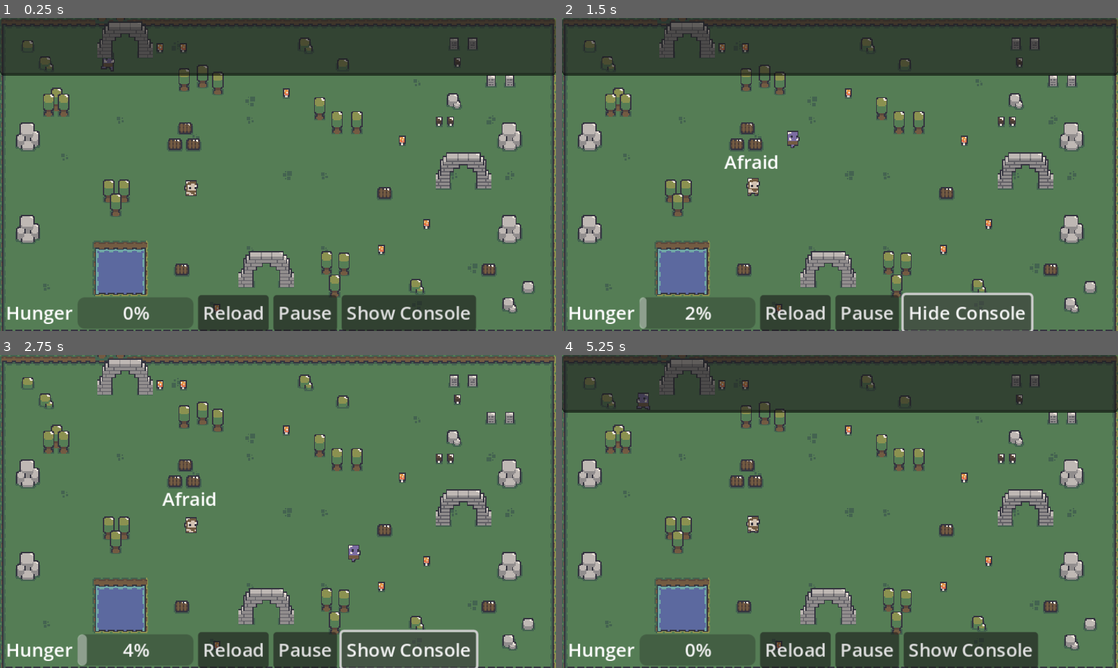
Above: before the commit, frames 1-4 (two rows, left to right).
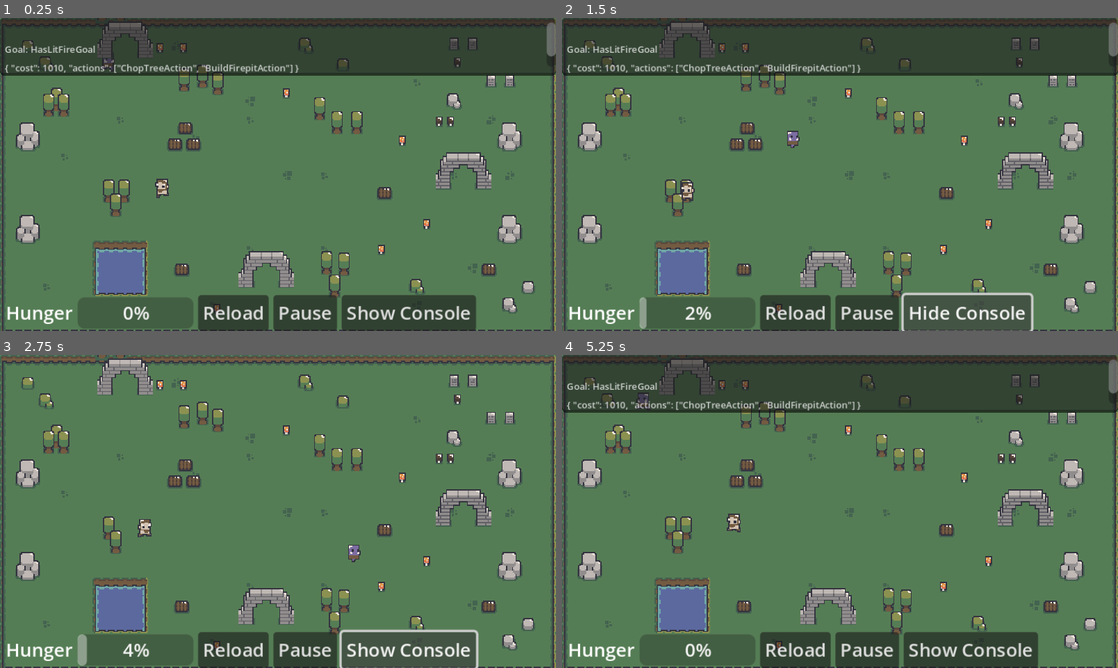
Above: after the commit, the same moments.

Repository: scagliolaluca/Godot2DGoalOrientedActionPlanning
Game: Godot game, scene res://scenes/main.tscn
Same seed, same stepped clock (60 frames per second), same inputs: the game is played once before the commit and once after it.
Inputs:
- Up to frame 1 (0.25 s): no input
- Up to frame 2 (1.5 s): click "Show Console" at 0.5 s; click "Show Console" at 1.25 s
- Up to frame 3 (2.75 s): click "Hide Console" at 2 s
- Up to frame 4 (5.25 s): click "Show Console" at 2.75 s; click "Hide Console" at 3.5 s; click "Reload" at 5 s

The runs differ from the first frame. In frame 1, 1.2% of the frame differs, in the area x 0-100%, y 1-58%; in frame 2, 1.4%, in the area x 0-100%, y 1-59%; in frame 3, 0.6%; in frame 4, 1.2%.
Error before the commit: Parse Error: Could not resolve class "DrinkAction", because of a parser error. (res://goap/goap.gd:23)

Commit message:
fixed

Diff:
--- a/goap/action_planner.gd
+++ b/goap/action_planner.gd
@@ -6,6 +6,7 @@
 class_name GoapActionPlanner
 
 var _actions: Array
+var lastgoal: String
 
 #
 # class to store plans
@@ -30,7 +31,9 @@
 # Returns a list of actions to be executed.
 #
 func get_plan(goal: GoapGoal, blackboard = {}) -> Array:
-	print("Goal: %s" % goal.get_clazz())
+	if goal.get_clazz() != lastgoal:
+		print("Goal: %s" % goal.get_clazz())
+		lastgoal = goal.get_clazz()
 	WorldState.console_message("Goal: %s" % goal.get_clazz())
 	#get the desired goal and find the best plan to achieve it
 	var desired_state = goal.get_desired_state().duplicate()
--- a/goap/actions/drinkWater.gd
+++ b/goap/actions/drinkWater.gd
@@ -10,19 +10,15 @@
 func get_effects():
 	return {"has_drunk":true}
 
-func is_valid():
-	return true
-
 func get_cost(_blackboard) -> int:
-    #if we had a player object here, we could calculate the distance and make it the cost.
 	return 12
 
 func perform(actor,delta):
 	var water = WorldState.get_closest_element("water_spot", actor)
 	if water:
 		if water.position.distance_to(actor.position) < 2: #just like in firepit
-            #is instant for now. better would be like tree.
-            WorldState.set_state("has_drunk",true)
+			#is instant for now. better would be like tree.
+			WorldState.set_state("has_drunk",true)
 			return true
 		else:#has to move
 			var moveDirection = water.position - actor.position
--- a/scenes/main.tscn
+++ b/scenes/main.tscn
@@ -4463,13 +4463,16 @@
 position = Vector2(189.468, 165.449)
 
 [node name="water_spot" type="Marker2D" parent="." groups=["water_spot"]]
-position = Vector2(80,200)
+position = Vector2(80, 200)
+
 [node name="water_spot2" type="Marker2D" parent="." groups=["water_spot"]]
-position = Vector2(120,200)
+position = Vector2(120, 200)
+
 [node name="water_spot3" type="Marker2D" parent="." groups=["water_spot"]]
-position = Vector2(80,235)
+position = Vector2(80, 235)
+
 [node name="water_spot4" type="Marker2D" parent="." groups=["water_spot"]]
-position = Vector2(120,235)
+position = Vector2(120, 235)
 
 [connection signal="timeout" from="hunger_timer" to="." method="_on_hanger_timer_timeout"]
 [connection signal="pressed" from="HUD/VBoxContainer/MarginContainer/HBoxContainer/reload" to="." method="_on_reload_pressed"]
--- a/scenes/satyr.gd
+++ b/scenes/satyr.gd
@@ -22,7 +22,7 @@
 		FullGoal.new(),
 		SearchFoodGoal.new(),
 		HasLitFireGoal.new(),
-		DrinkGoal.new()
+		DrinkGoal.new(),
 	])
 
 	add_child(agent)
Not shown: 1 places in scenes/main.tscn that only renumber resources
